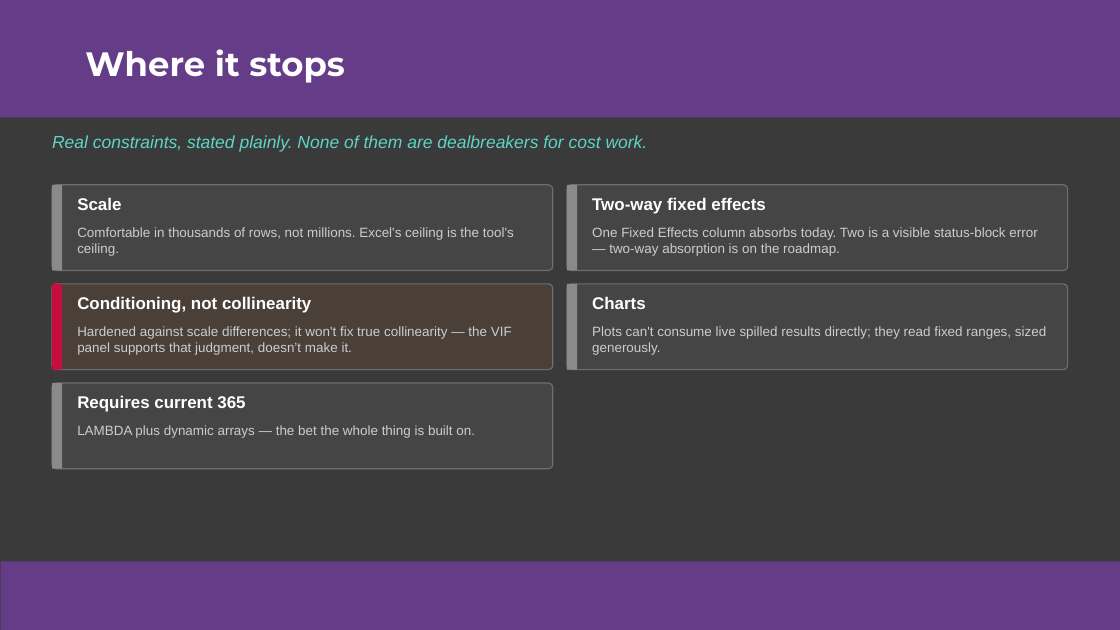
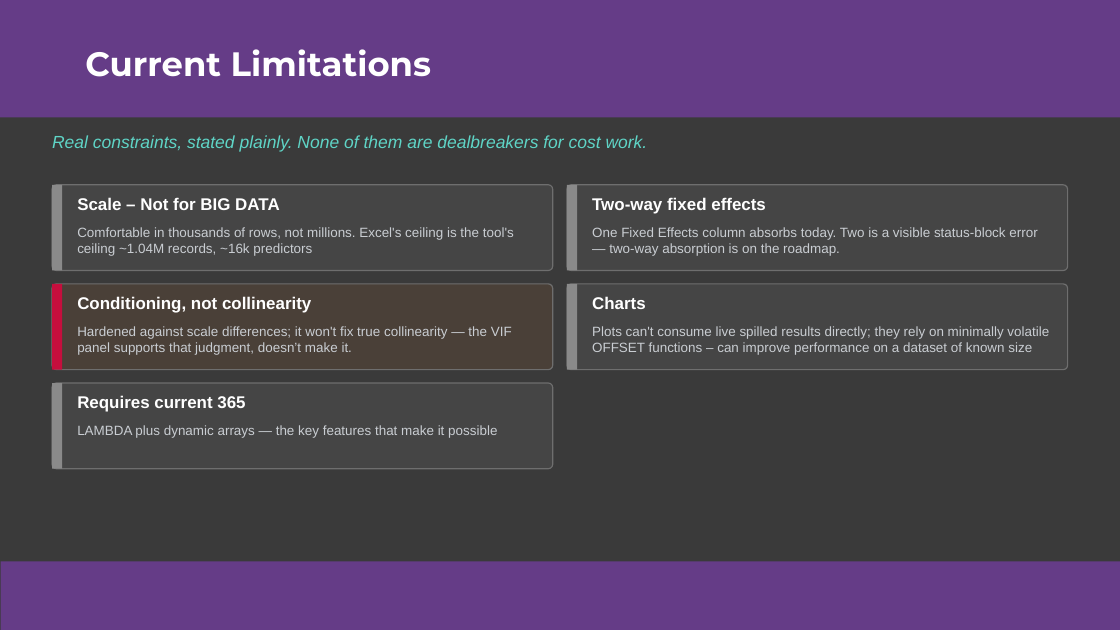
Before and after one commit to colodnerdata/Statistical_Analysis_Lambda_Catalog, a slide deck: slide 41 of Presentations/Excel is Turing Complete CECOP Colodner.pptx (slide 35 before the commit). Drawn at 1120x630 pixels with LibreOffice and Linux fonts; fonts in the diff are those of the drawing. Boxes give left, top, right and bottom in pixels: in the first picture for what was removed or moved away, otherwise in the second. Text is boxed around its words. In the diff, an @@ line names an element or a change of style, - is before the commit and + after.

```diff
--- a/Presentations/Excel is Turing Complete CECOP Colodner.pptx
+++ b/Presentations/Excel is Turing Complete CECOP Colodner.pptx
@@ title at [85,49,431,77]: text changed @@
-Where it stops
+Current Limitations
@@ text at [77,197,280,210]: text changed @@
-Scale
+Scale – Not for BIG DATA
@@ text at [77,227,514,256]: text changed @@
-Comfortable in thousands of rows, not millions. Excel's ceiling is the tool's ceiling.
+Comfortable in thousands of rows, not millions. Excel's ceiling is the tool's ceiling ~1.04M records, ~16k predictors
@@ text at [592,326,1049,355]: text changed @@
-Plots can't consume live spilled results directly; they read fixed ranges, sized generously.
+Plots can't consume live spilled results directly; they rely on minimally volatile OFFSET functions – can improve performance on a dataset of known size
@@ text at [77,425,497,438]: text changed @@
-LAMBDA plus dynamic arrays — the bet the whole thing is built on.
+LAMBDA plus dynamic arrays — the key features that make it possible
```
Also in this commit, not shown: 23 other slides changed, 5 slides added, 3 other files.
